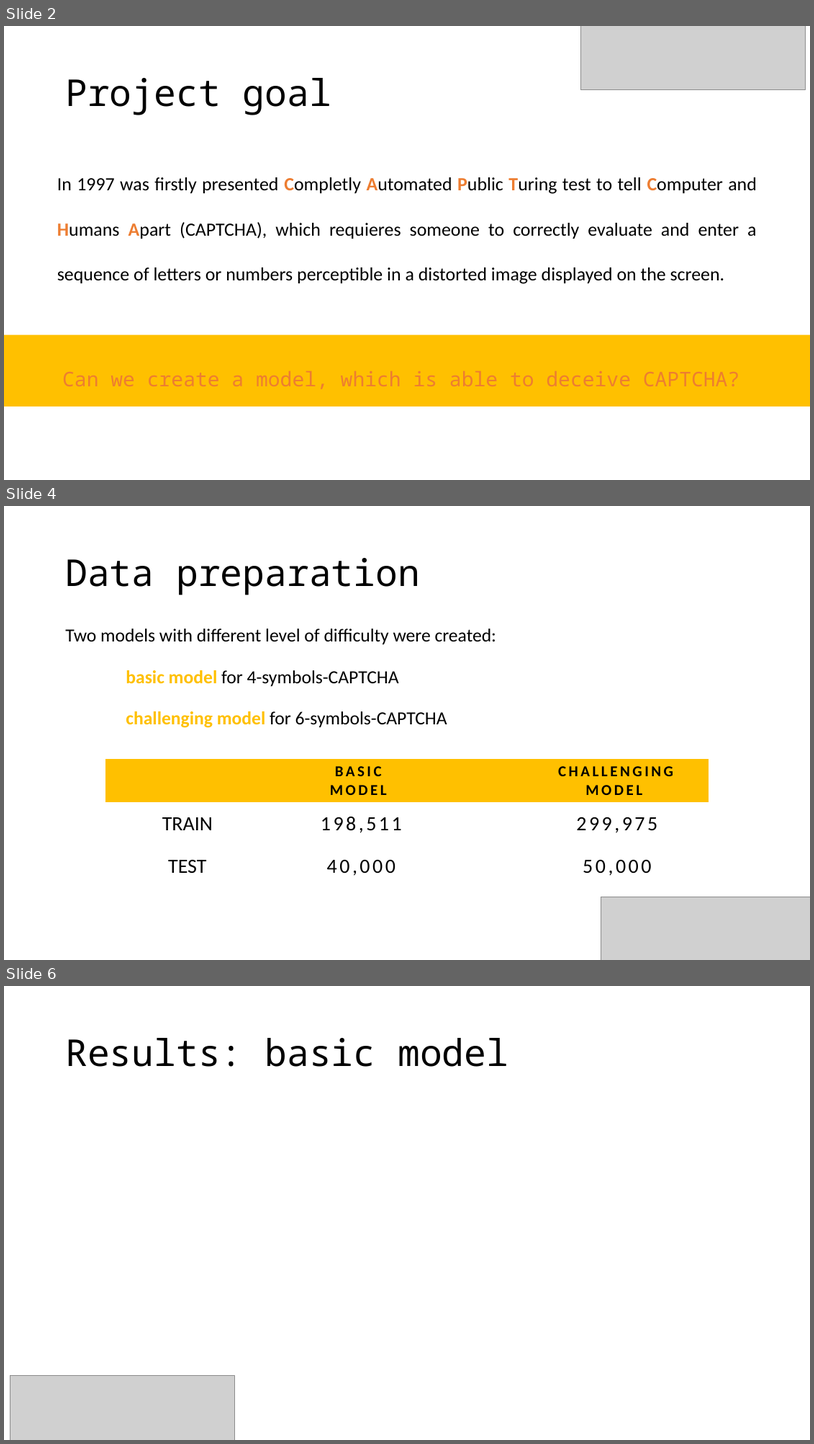
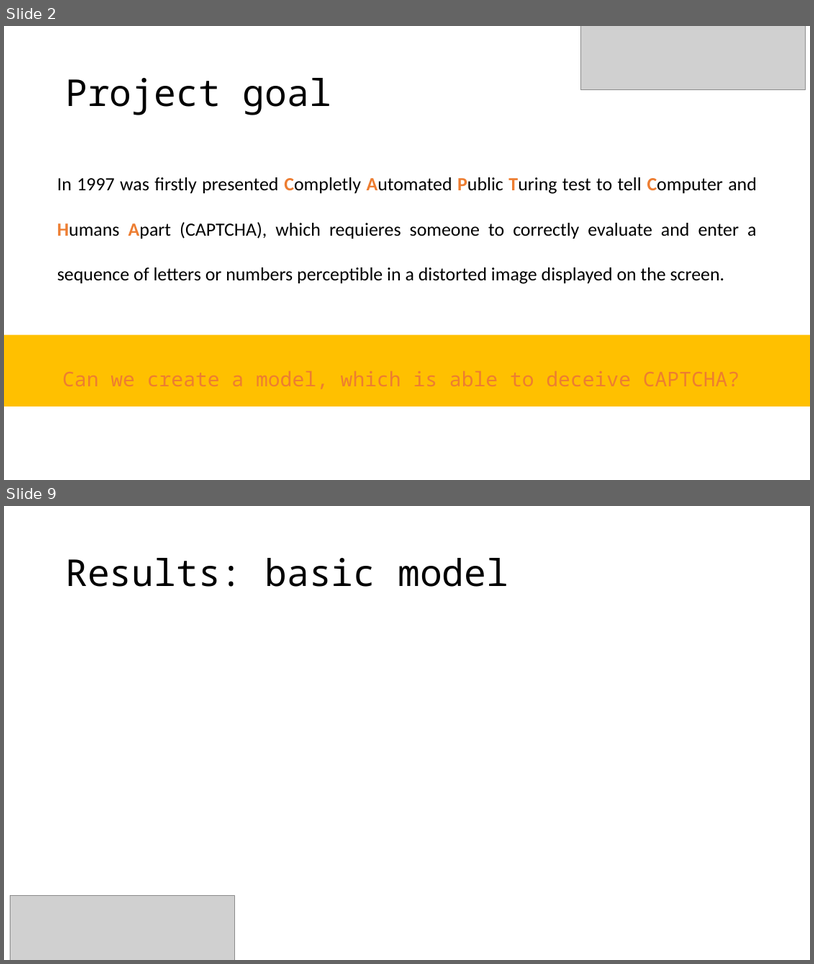
Before and after one commit to Strojove-uceni/final-projects-i_am_not_a_robot, a slide deck: presentation/Final_presentation_draft.pptx. Shown one above the other, each under a label of ours: slides 2, 4 and 6 before the commit, slides 2 and 9 after it; the slides between them are not shown. The pictures are 814x1444 and 814x964 pixels, drawn with LibreOffice and Linux fonts; fonts in the diff are those of the drawing; grey boxes stand for pictures. Boxes give left, top, right and bottom in pixels: in the first picture for what was removed or moved away, otherwise in the second. Text is boxed around its words. In the diff, an @@ line names an element or a change of style, - is before the commit and + after.

```diff
--- a/presentation/Final_presentation_draft.pptx
+++ b/presentation/Final_presentation_draft.pptx
@@ slide 4 removed at (4, 506, 810, 960), background #FFFFFF @@
@@ title removed at (65, 558, 420, 595) @@
-Data preparation
@@ text removed at (65, 628, 497, 728) @@
-Two models with different level of difficulty were created:
-basic model for 4-symbols-CAPTCHA
-challenging model for 6-symbols-CAPTCHA
@@ table removed at (105, 759, 709, 887), 3 rows, 4 columns @@
- | BASIC / MODEL |  | CHALLENGING MODEL
-TRAIN | 198,511 |  | 299,975
-TEST | 40,000 |  | 50,000
@@ picture removed at (601, 897, 810, 960) @@
@@ what was slide 6 is now slide 9 @@
```
Also in this commit, not shown: 2 slides changed, 5 slides added, 1 other slide removed.
